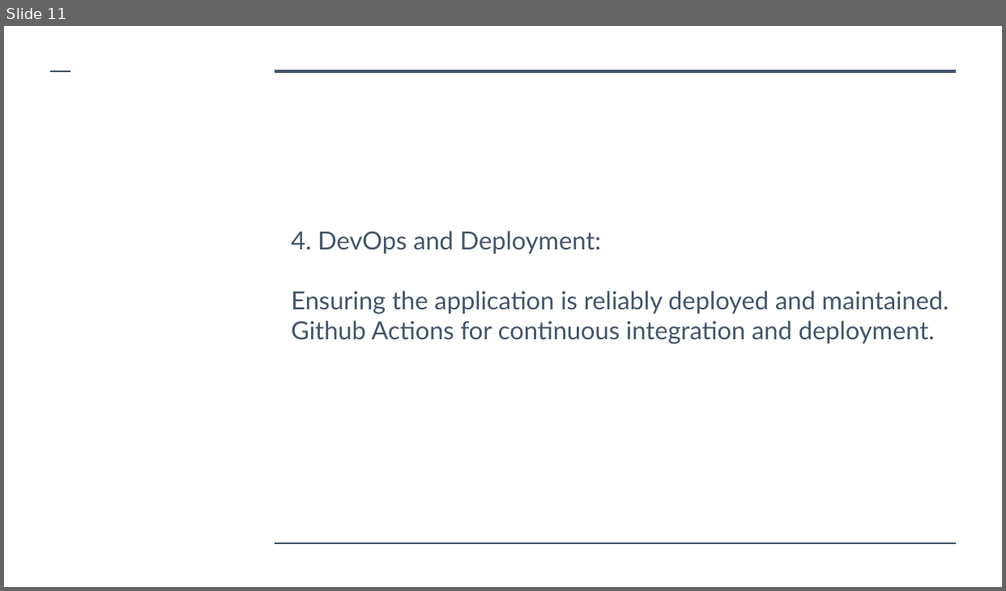
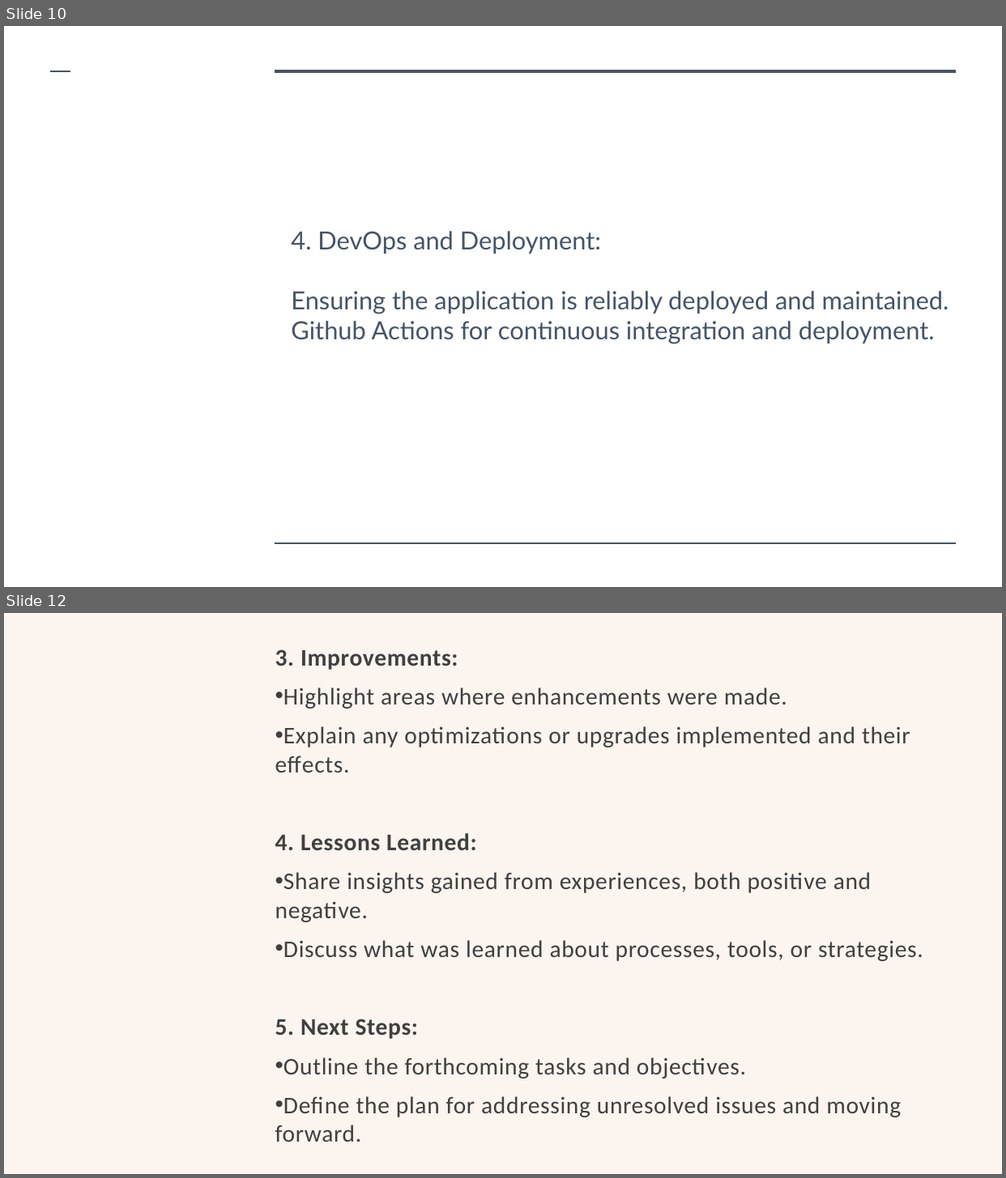
Before and after one commit to achrafkassimi/Portfolio_LocationTVM_Pitch, a slide deck: doc/Location TVM.pptx. Shown one above the other, each under a label of ours: slide 11 before the commit, slides 10 and 12 after it; the slides between them are not shown. The pictures are 1006x591 and 1006x1178 pixels, drawn with LibreOffice and Linux fonts; fonts in the diff are those of the drawing; background and template pictures are left out. Boxes give left, top, right and bottom in pixels: in the first picture for what was removed or moved away, otherwise in the second. Text is boxed around its words. In the diff, an @@ line names an element or a change of style, - is before the commit and + after.

```diff
--- a/doc/Location TVM.pptx
+++ b/doc/Location TVM.pptx
@@ slide 12 added at [4,613,1002,1174], background #FBF4EF @@
@@ text added at [275,649,923,1142], 23 pt, text #404040 @@
+3. Improvements:
+• Highlight areas where enhancements were made.
+• Explain any optimizations or upgrades implemented and their effects.
+4. Lessons Learned:
+• Share insights gained from experiences, both positive and negative.
+• Discuss what was learned about processes, tools, or strategies.
+5. Next Steps:
+• Outline the forthcoming tasks and objectives.
+• Define the plan for addressing unresolved issues and moving forward.
@@ what was slide 11 is now slide 10 @@
```
Also in this commit, not shown: 4 slides changed, 4 other slides added, 24 slides removed.
